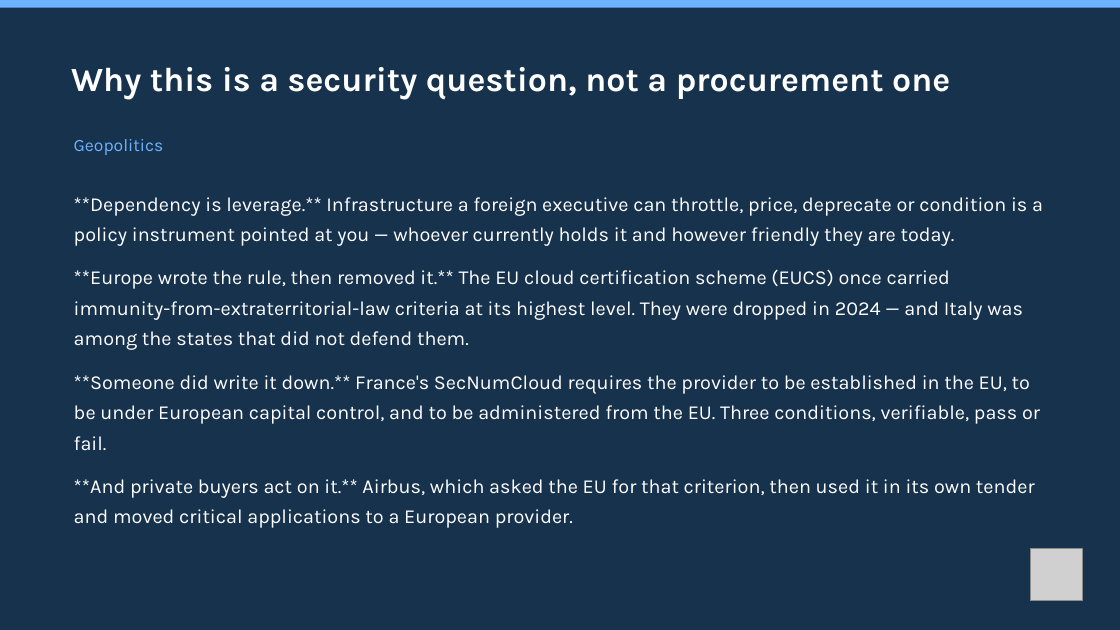
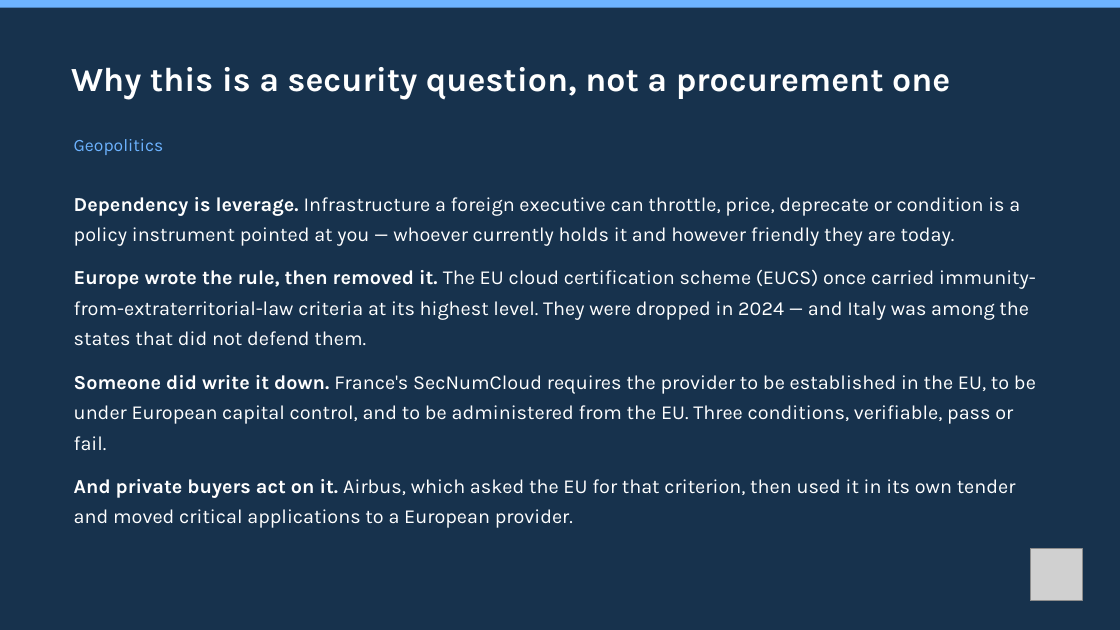
Before and after one commit to mxmap-it/osservatorio-nazionale-sovranita-digitale, a slide deck: slide 23 of static/slide/sfscon-2026-mxmap-italia.pptx. Drawn at 1120x630 pixels with LibreOffice and Linux fonts; fonts in the diff are those of the drawing; grey boxes stand for pictures. Boxes give left, top, right and bottom in pixels: in the first picture for what was removed or moved away, otherwise in the second. Text is boxed around its words. In the diff, an @@ line names an element or a change of style, - is before the commit and + after.

```diff
--- a/static/slide/sfscon-2026-mxmap-italia.pptx
+++ b/static/slide/sfscon-2026-mxmap-italia.pptx
@@ text at bbox=[74, 197, 1036, 528]: text changed @@
-**Dependency is leverage.** Infrastructure a foreign executive can throttle, price, deprecate or condition is a policy instrument pointed at you — whoever currently holds it and however friendly they are today.
-**Europe wrote the rule, then removed it.** The EU cloud certification scheme (EUCS) once carried immunity-from-extraterritorial-law criteria at its highest level. They were dropped in 2024 — and Italy was among the states that did not defend them.
-**Someone did write it down.** France's SecNumCloud requires the provider to be established in the EU, to be under European capital control, and to be administered from the EU. Three conditions, verifiable, pass or fail.
-**And private buyers act on it.** Airbus, which asked the EU for that criterion, then used it in its own tender and moved critical applications to a European provider.
+Dependency is leverage. Infrastructure a foreign executive can throttle, price, deprecate or condition is a policy instrument pointed at you — whoever currently holds it and however friendly they are today.
+Europe wrote the rule, then removed it. The EU cloud certification scheme (EUCS) once carried immunity-from-extraterritorial-law criteria at its highest level. They were dropped in 2024 — and Italy was among the states that did not defend them.
+Someone did write it down. France's SecNumCloud requires the provider to be established in the EU, to be under European capital control, and to be administered from the EU. Three conditions, verifiable, pass or fail.
+And private buyers act on it. Airbus, which asked the EU for that criterion, then used it in its own tender and moved critical applications to a European provider.
```
Also in this commit, not shown: 15 other slides changed, 1 slide added, 5 other files.
